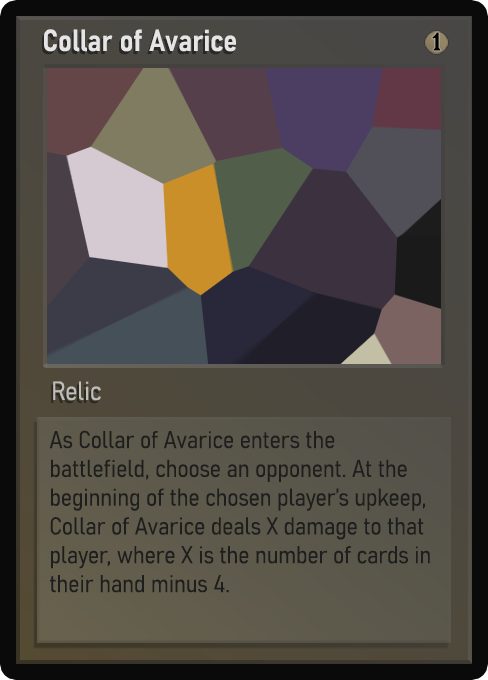
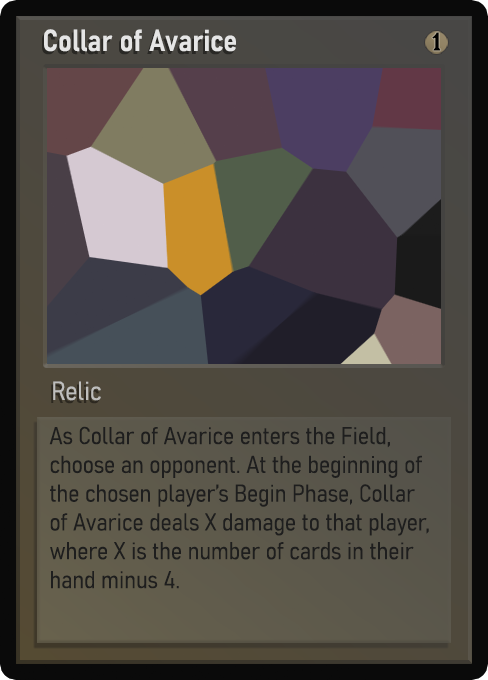
Layered file, before and after one edit (488x680). Changes by layer:
painted on "Desc_norm" over [49, 426, 430, 593]
